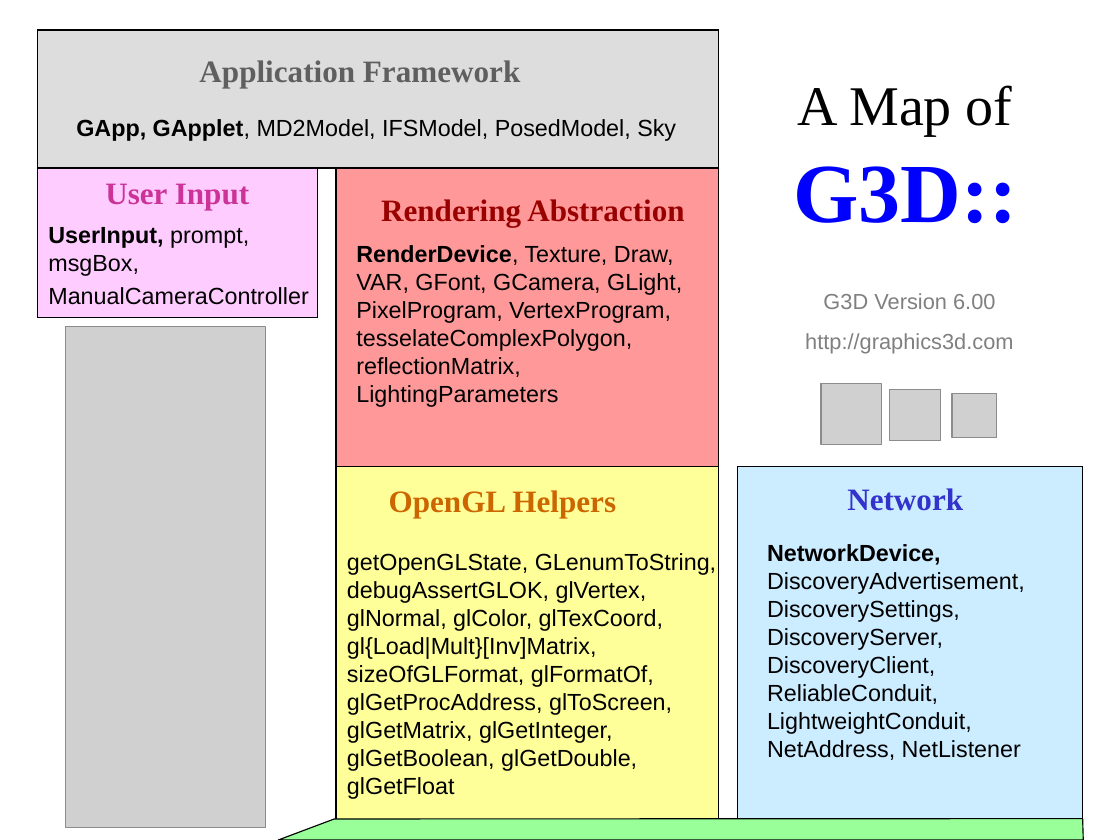
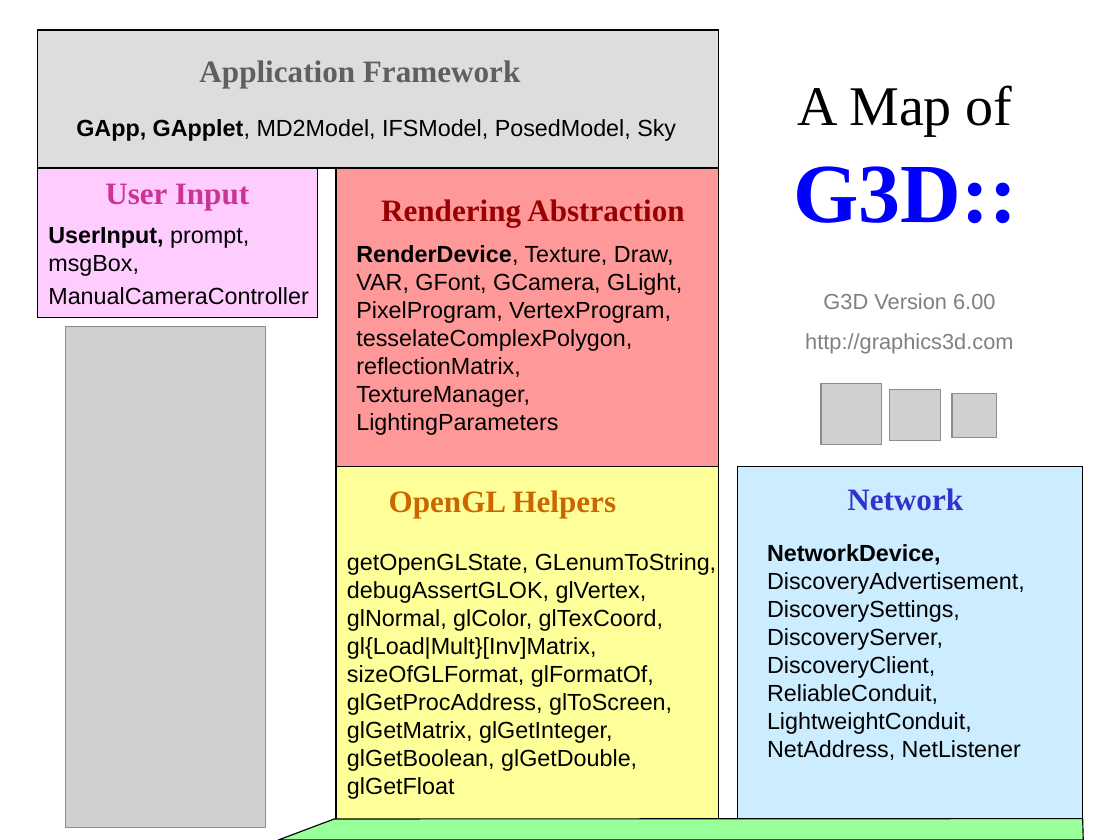
Before and after one commit to luaman/g3d-cpp, a slide deck: slide 1 of source/G3D-Map.ppt. Drawn at 1120x840 pixels with LibreOffice and Linux fonts; fonts in the diff are those of the drawing; grey boxes stand for pictures. Boxes give left, top, right and bottom in pixels: in the first picture for what was removed or moved away, otherwise in the second. Text is boxed around its words. In the diff, an @@ line names an element or a change of style, - is before the commit and + after.

Commit message:
Texture manager

```diff
--- a/source/G3D-Map.ppt
+++ b/source/G3D-Map.ppt
@@ text at bbox=[356, 245, 682, 435]: text changed @@
-RenderDevice, Texture, Draw, VAR, GFont, GCamera, GLight, PixelProgram, VertexProgram, tesselateComplexPolygon, reflectionMatrix, LightingParameters
+RenderDevice, Texture, Draw, VAR, GFont, GCamera, GLight, PixelProgram, VertexProgram, tesselateComplexPolygon, reflectionMatrix, TextureManager, LightingParameters
```
Also in this commit, not shown: 1 other file.
